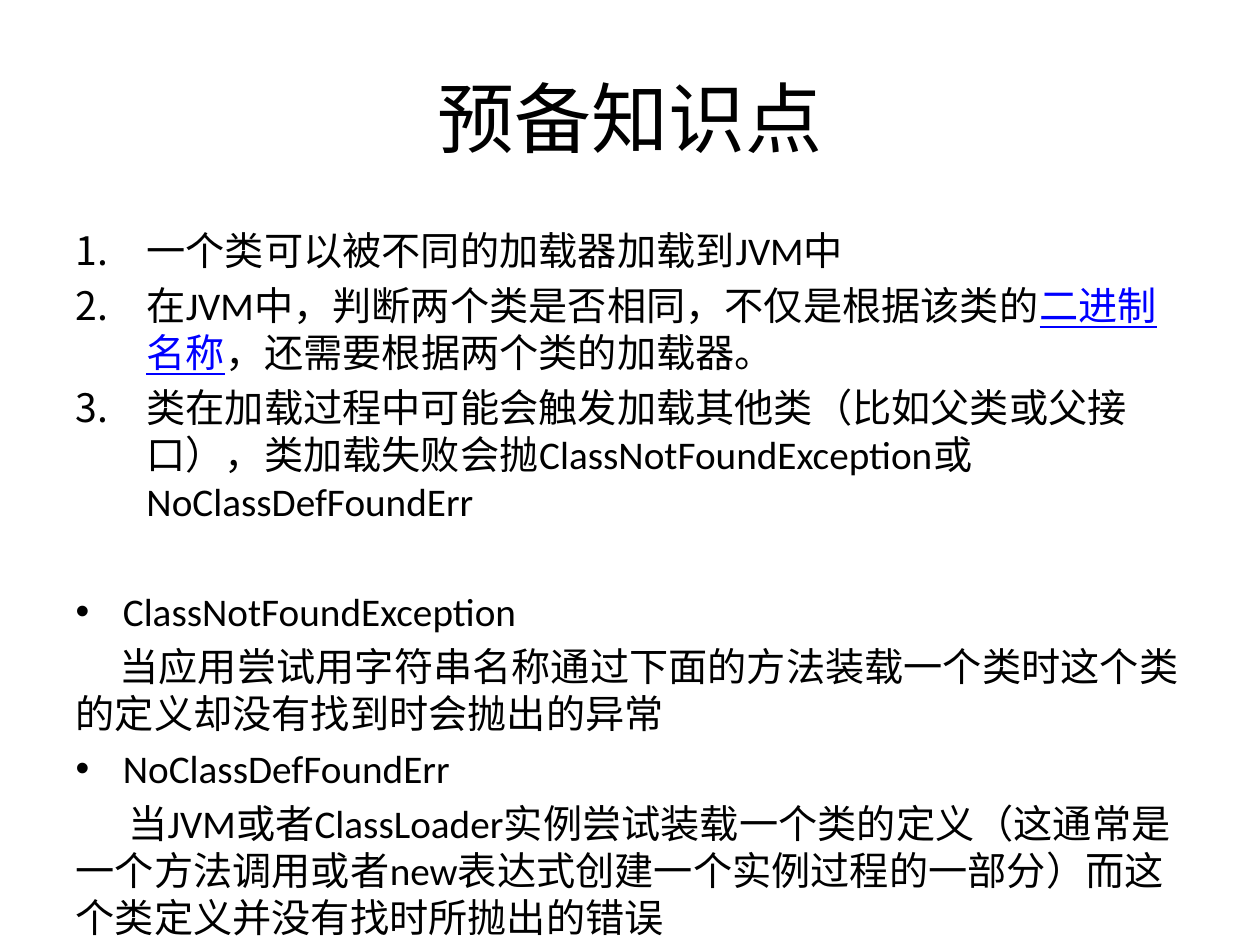
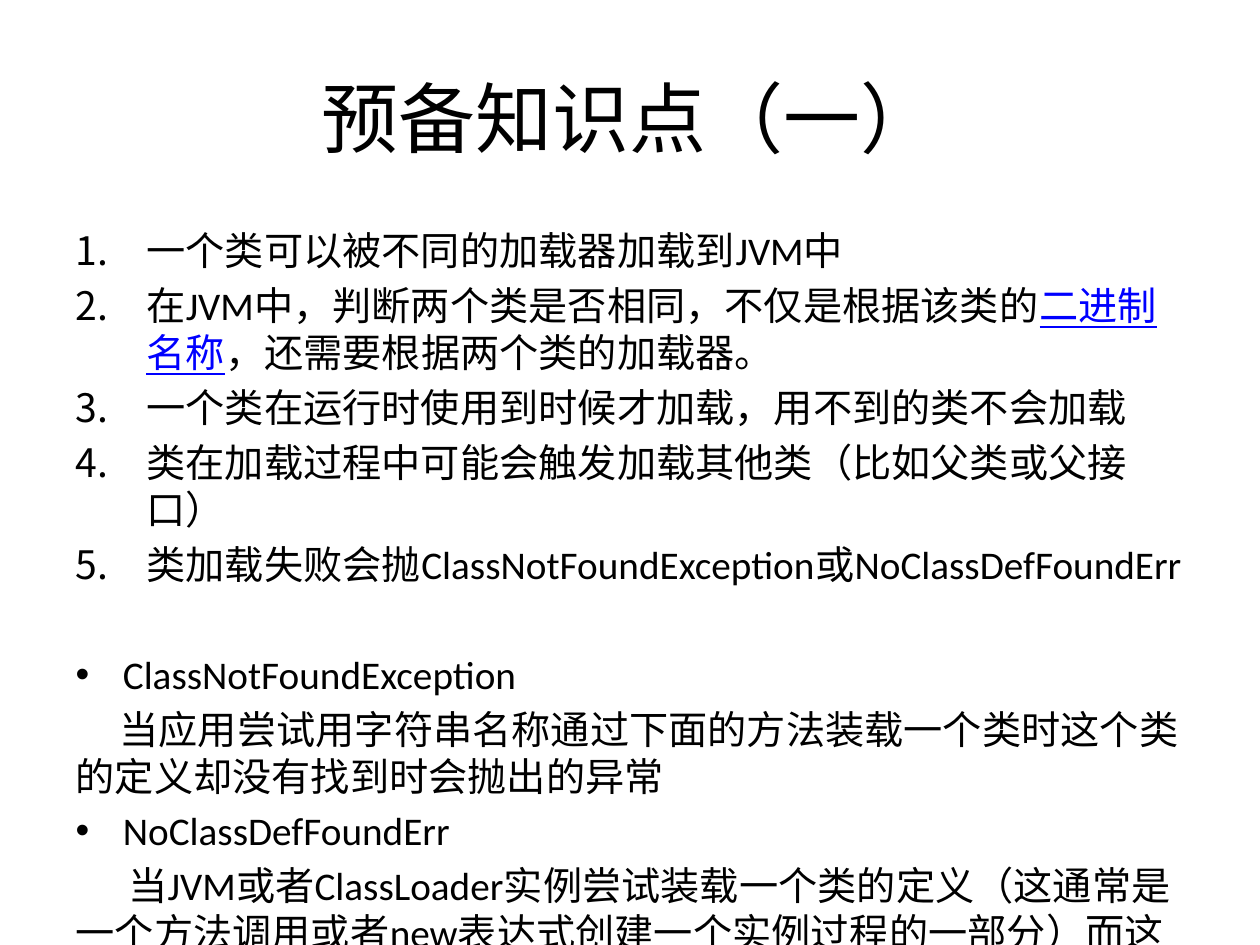
Before and after one commit to liuendy/practice, a slide deck: slide 3 of classLoader/类加载总结.pptx. Drawn at 1260x945 pixels with LibreOffice and Linux fonts; fonts in the diff are those of the drawing. Boxes give left, top, right and bottom in pixels: in the first picture for what was removed or moved away, otherwise in the second. Text is boxed around its words. In the diff, an @@ line names an element or a change of style, - is before the commit and + after.

```diff
--- a/classLoader/类加载总结.pptx
+++ b/classLoader/类加载总结.pptx
@@ title at (322, 81, 938, 154): text changed @@
-预备知识点
+预备知识点（一）
@@ text at (146, 389, 1181, 586): text changed @@
-3. 类在加载过程中可能会触发加载其他类（比如父类或父接口），类加载失败会抛ClassNotFoundException或NoClassDefFoundErr
+3. 一个类在运行时使用到时候才加载，用不到的类不会加载
+4. 类在加载过程中可能会触发加载其他类（比如父类或父接口）
+5. 类加载失败会抛ClassNotFoundException或NoClassDefFoundErr
```
Also in this commit, not shown: 3 other slides changed, 3 slides added, 2 slides removed, 1 other file.
